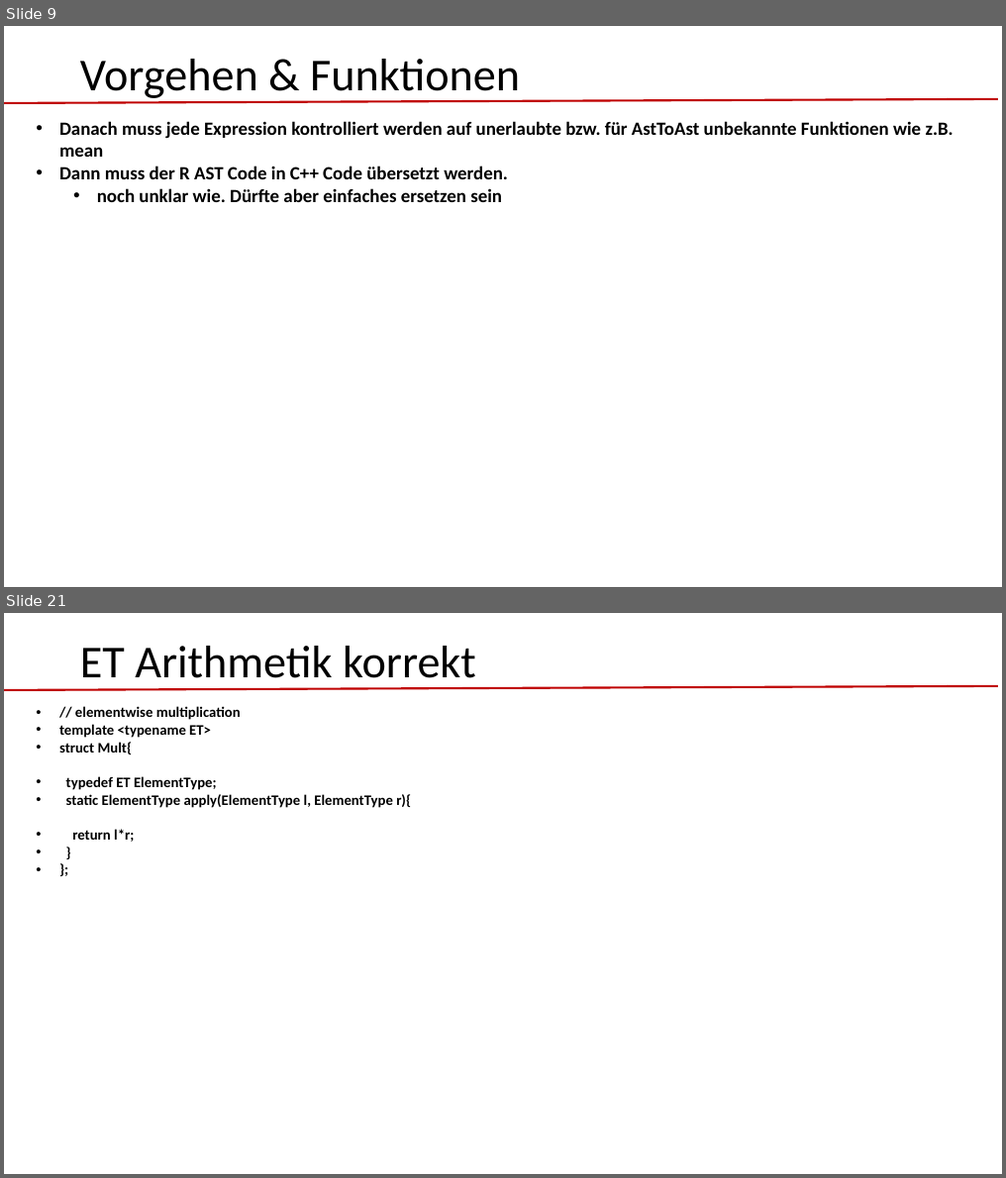
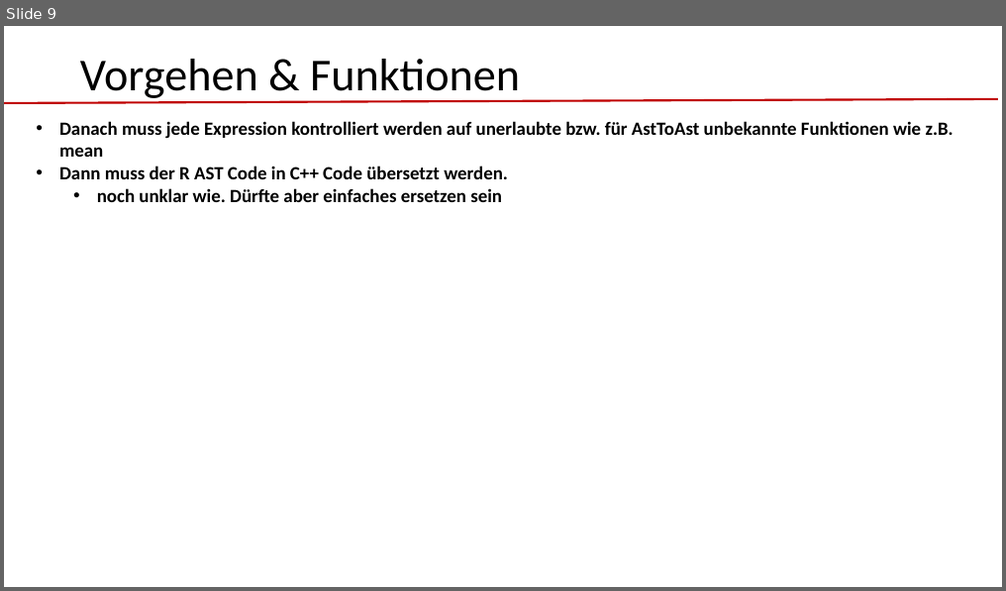
Before and after one commit to Konrad1991/ast2ast, a slide deck: vorgehen.pptx. Shown one above the other, each under a label of ours: slides 9 and 21 before the commit, slide 9 after it; the slides between them are not shown. The pictures are 1006x1178 and 1006x591 pixels, drawn with LibreOffice and Linux fonts; fonts in the diff are those of the drawing. Boxes give left, top, right and bottom in pixels: in the first picture for what was removed or moved away, otherwise in the second. Text is boxed around its words. In the diff, an @@ line names an element or a change of style, - is before the commit and + after.

```diff
--- a/vorgehen.pptx
+++ b/vorgehen.pptx
@@ slide 21 removed at [4,613,1002,1174], background #FFFFFF @@
@@ title removed at [80,646,476,689] @@
-ET Arithmetik korrekt
@@ line removed from (4, 690) to (998, 686) @@
@@ text removed at [59,706,411,842] @@
-• // elementwise multiplication
-• template <typename ET>
-• struct Mult{
-• typedef ET ElementType;
-• static ElementType apply(ElementType l, ElementType r){
-• return l*r;
-• }
-• };
```
Also in this commit, not shown: 1 slide added, 12 other slides removed, 24 other files.
